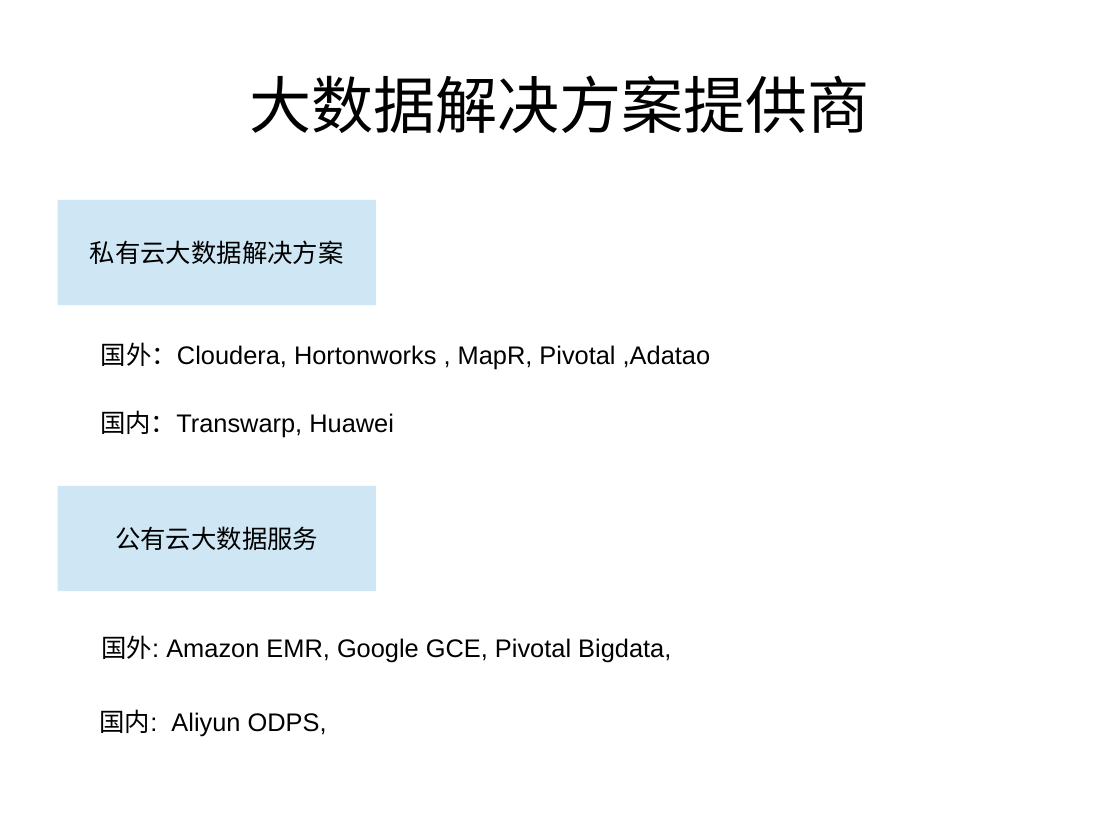
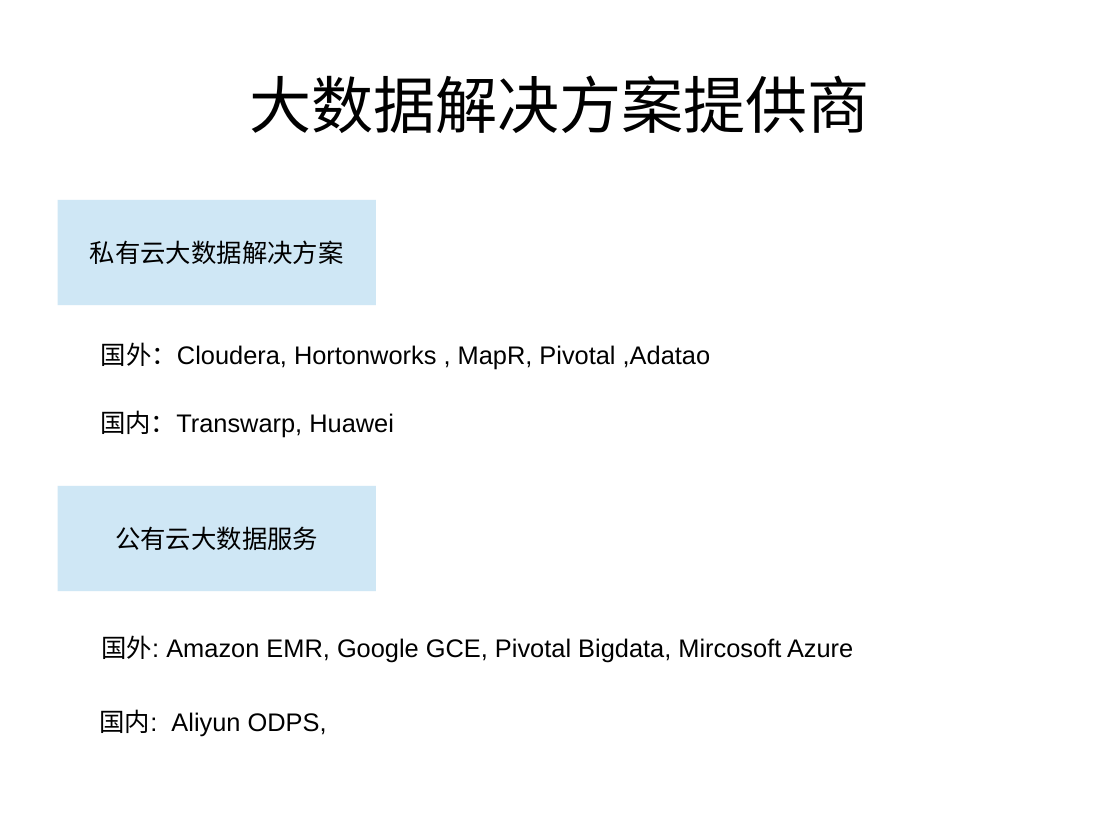
Before and after one commit to zouzhberk/Notes, a slide deck: slide 10 of bigdata/about-bigdata-product.odp (slide 9 before the commit). Drawn at 1120x840 pixels with LibreOffice and Linux fonts; fonts in the diff are those of the drawing. Boxes give left, top, right and bottom in pixels: in the first picture for what was removed or moved away, otherwise in the second. Text is boxed around its words. In the diff, an @@ line names an element or a change of style, - is before the commit and + after.

```diff
--- a/bigdata/about-bigdata-product.odp
+++ b/bigdata/about-bigdata-product.odp
@@ text at [101,635,853,662]: text changed @@
-国外: Amazon EMR, Google GCE, Pivotal Bigdata,
+国外: Amazon EMR, Google GCE, Pivotal Bigdata, Mircosoft Azure
```
Also in this commit, not shown: 2 other slides changed, 11 slides added, 1 other file.
